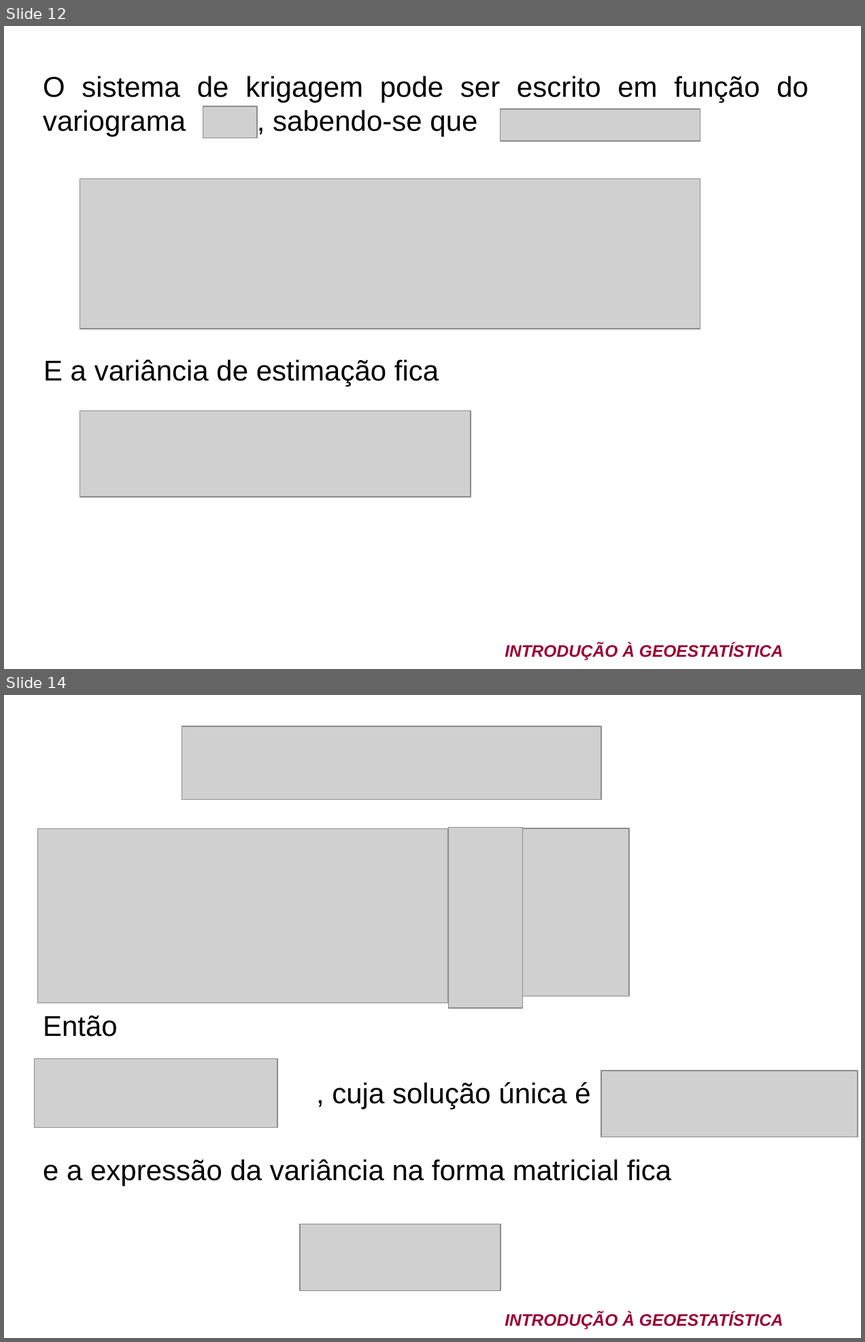
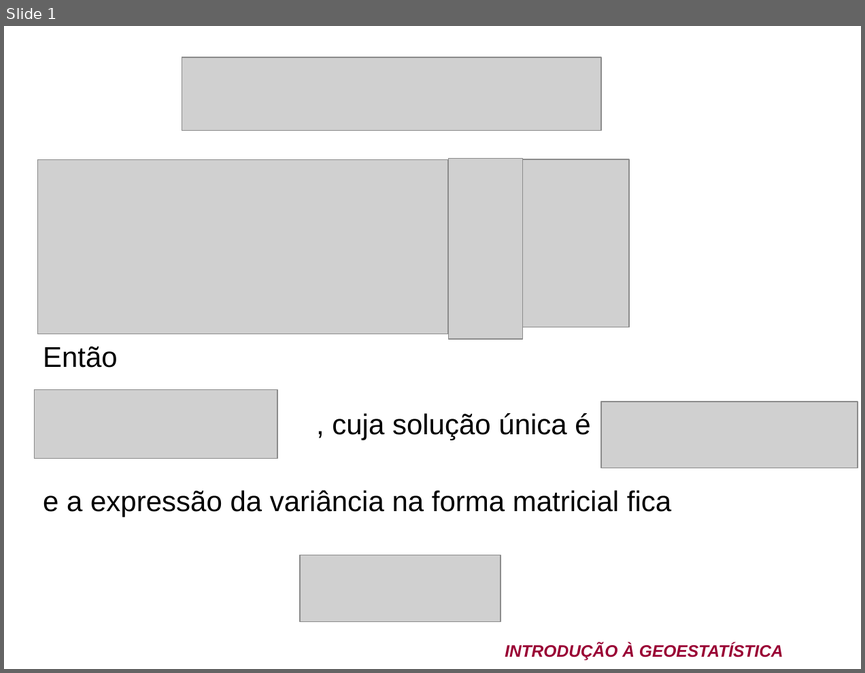
Before and after one commit to arpanosso/curso-gp-02-geoestatistica, a slide deck: pdf/Curso de geoestatistica CBCS 2024.ppt. Shown one above the other, each under a label of ours: slides 12 and 14 before the commit, slide 1 after it; the slides between them are not shown. The pictures are 865x1342 and 865x673 pixels, drawn with LibreOffice and Linux fonts; fonts in the diff are those of the drawing; grey boxes stand for pictures; background and template pictures are left out. Boxes give left, top, right and bottom in pixels: in the first picture for what was removed or moved away, otherwise in the second. Text is boxed around its words. In the diff, an @@ line names an element or a change of style, - is before the commit and + after.

```diff
--- a/pdf/Curso de geoestatistica CBCS 2024.ppt
+++ b/pdf/Curso de geoestatistica CBCS 2024.ppt
@@ slide 12 removed at [4,26,861,669], background picture (left out); not listed: 1 template element that a slide beside it also shows @@
@@ text removed at [43,76,808,137] @@
-O sistema de krigagem pode ser escrito em função do variograma , sabendo-se que
@@ picture removed at [203,106,257,138] @@
@@ picture removed at [500,109,700,141] @@
@@ picture removed at [79,178,700,329] @@
@@ text removed at [43,359,439,386] @@
-E a variância de estimação fica
@@ picture removed at [79,411,470,497] @@
@@ what was slide 14 is now slide 1 @@
```
Also in this commit, not shown: 12 other slides removed, 8 other files.
